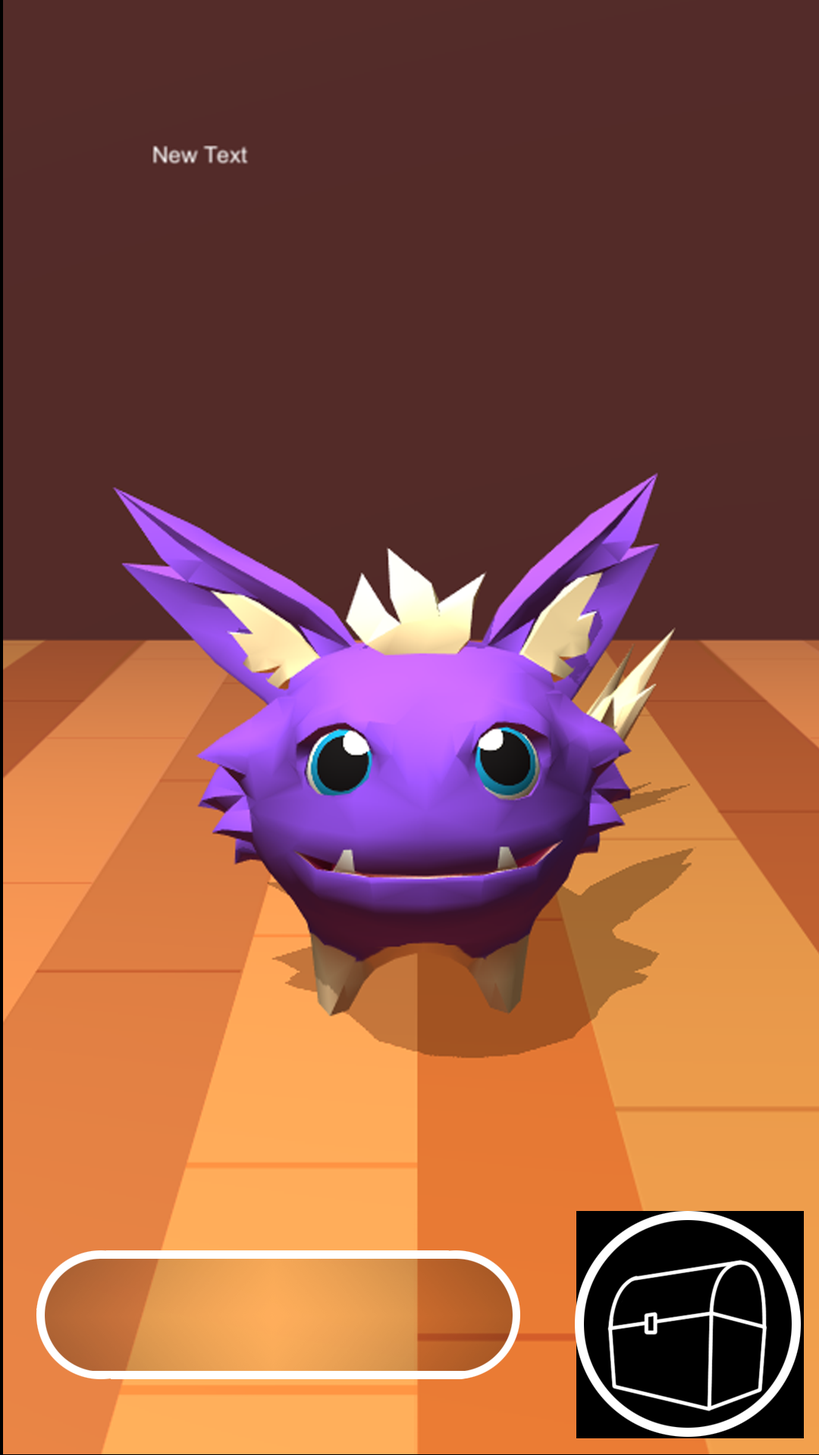
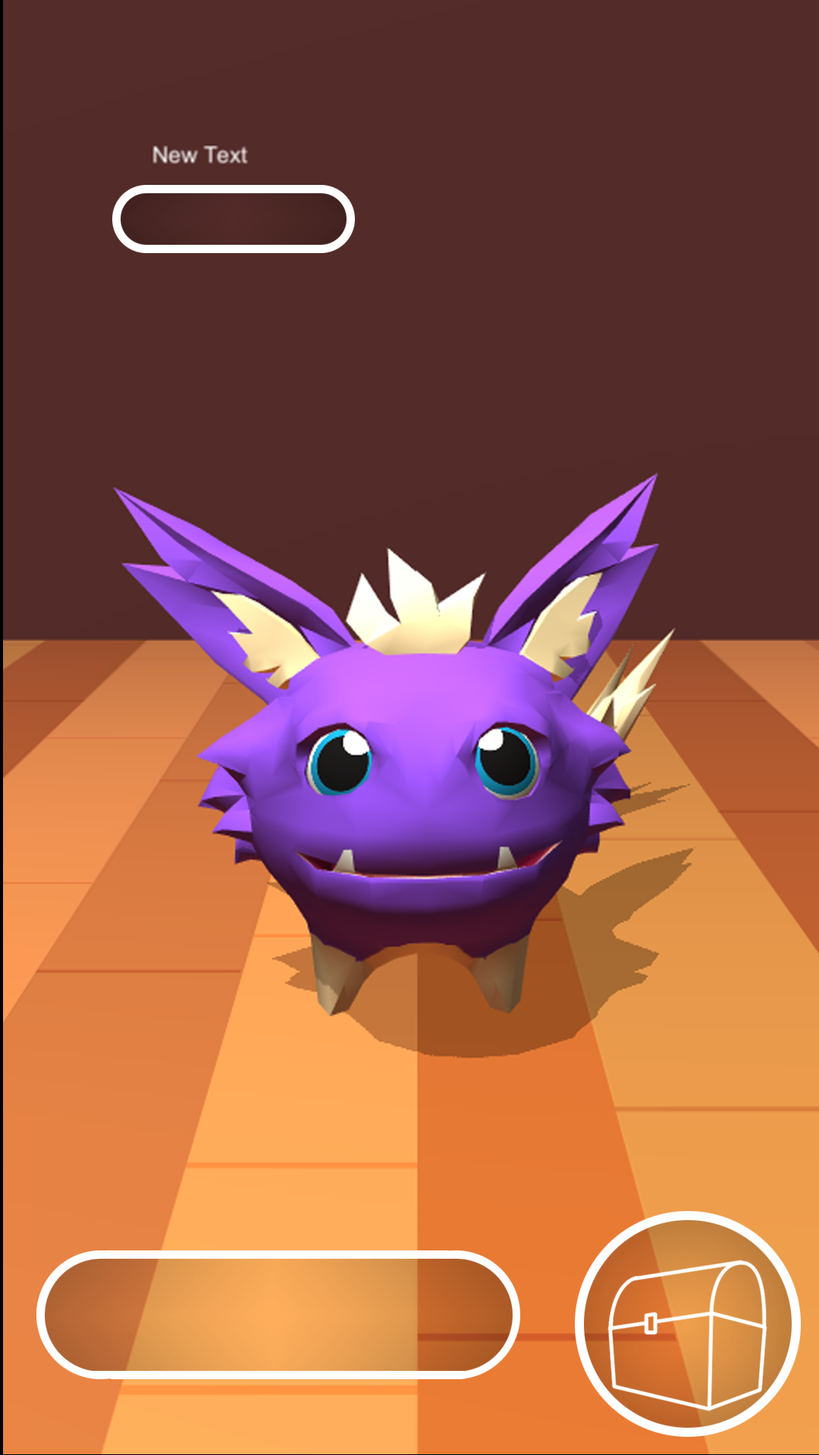
Two versions of the same layered image (819x1455). Layer-by-layer changes:
hid "Ebene 21" over [576,1211,804,1439]
added layer "Ebene 25" above "Ebene 17 Kopie" over [112,184,355,254]
